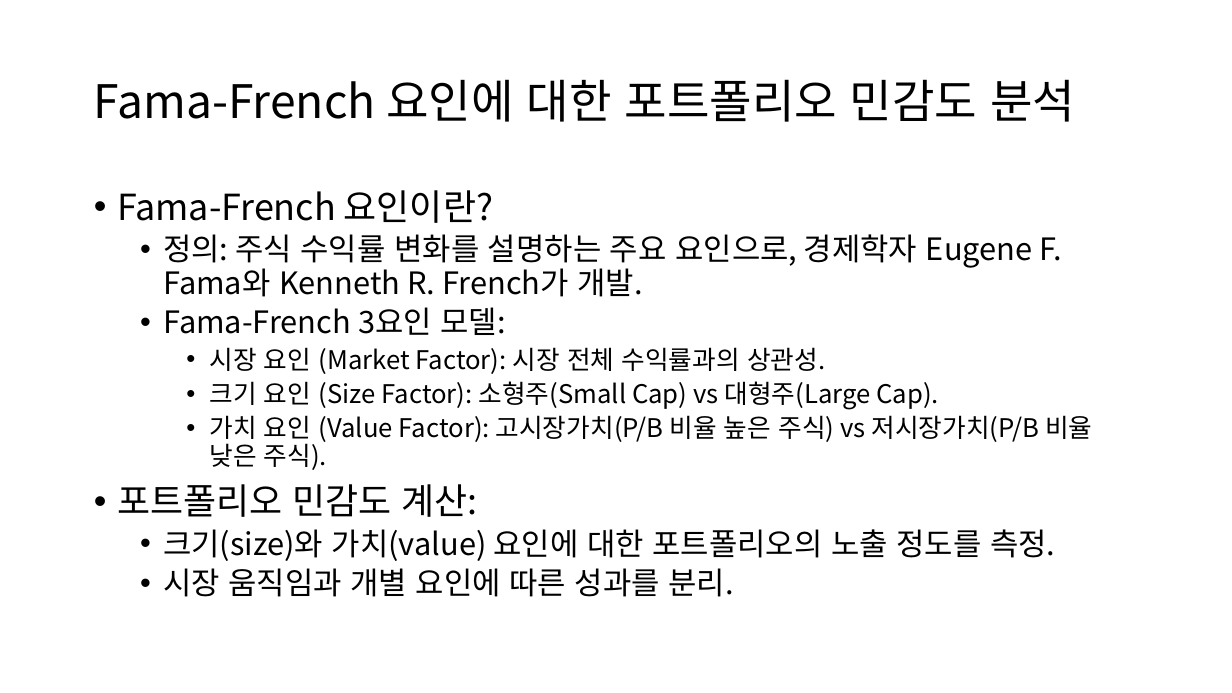
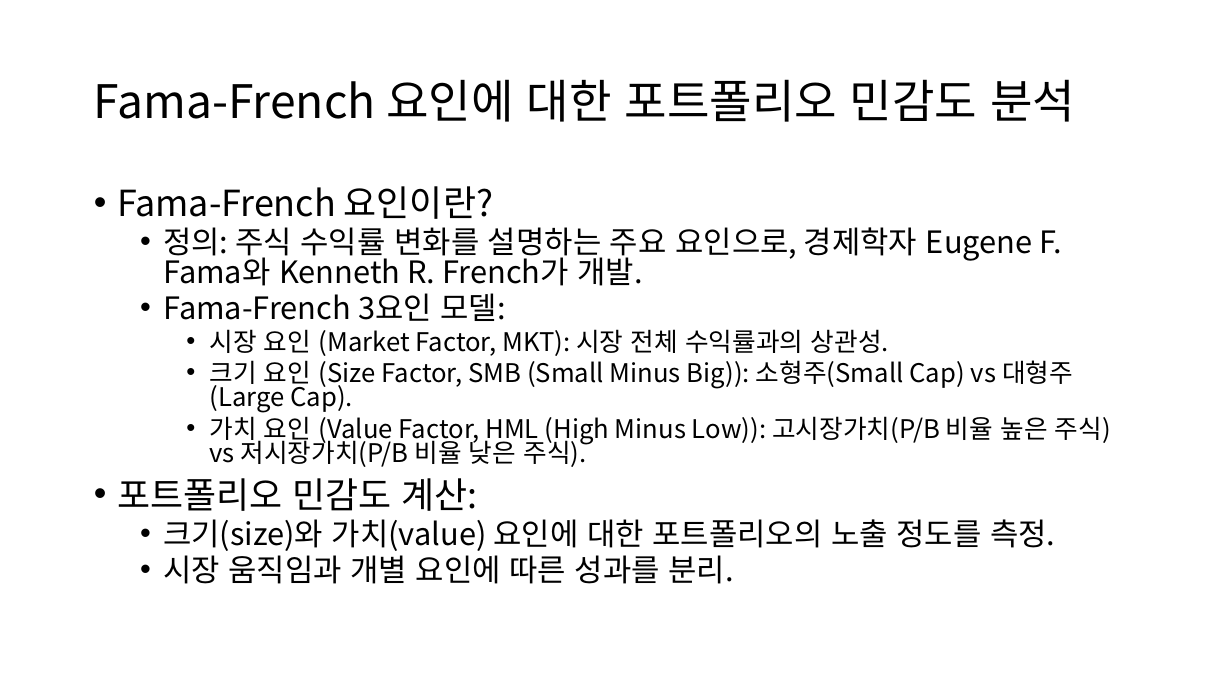
Before and after one commit to restful3/ml4t, a slide deck: slide 11 of source/05. Build Alpha Factors for Stock Portfolios_song.pptx. Drawn at 1232x693 pixels with LibreOffice and Linux fonts; fonts in the diff are those of the drawing. Boxes give left, top, right and bottom in pixels: in the first picture for what was removed or moved away, otherwise in the second. Text is boxed around its words. In the diff, an @@ line names an element or a change of style, - is before the commit and + after.

```diff
--- a/source/05. Build Alpha Factors for Stock Portfolios_song.pptx
+++ b/source/05. Build Alpha Factors for Stock Portfolios_song.pptx
@@ text at box(117, 186, 1062, 584): line spacing 0.9 to 0.8 @@
@@ text at box(209, 329, 1111, 467): text changed @@
-    • 시장 요인 (Market Factor): 시장 전체 수익률과의 상관성.
-    • 크기 요인 (Size Factor): 소형주(Small Cap) vs 대형주(Large Cap).
-    • 가치 요인 (Value Factor): 고시장가치(P/B 비율 높은 주식) vs 저시장가치(P/B 비율 낮은 주식).
+    • 시장 요인 (Market Factor, MKT): 시장 전체 수익률과의 상관성.
+    • 크기 요인 (Size Factor, SMB (Small Minus Big)): 소형주(Small Cap) vs 대형주(Large Cap).
+    • 가치 요인 (Value Factor, HML (High Minus Low)): 고시장가치(P/B 비율 높은 주식) vs 저시장가치(P/B 비율 낮은 주식).
```
Also in this commit, not shown: 3 other slides changed, 2 other files.
